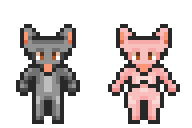
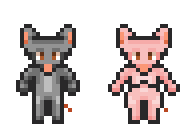
Before/after of a (192, 128) layered artwork. What changed in the layer stack:
painted on "ratfolk-m-base" over (x1=64, y1=104, x2=72, y2=112)
painted on "ratfolk-f-base" over (x1=164, y1=108, x2=168, y2=112)
